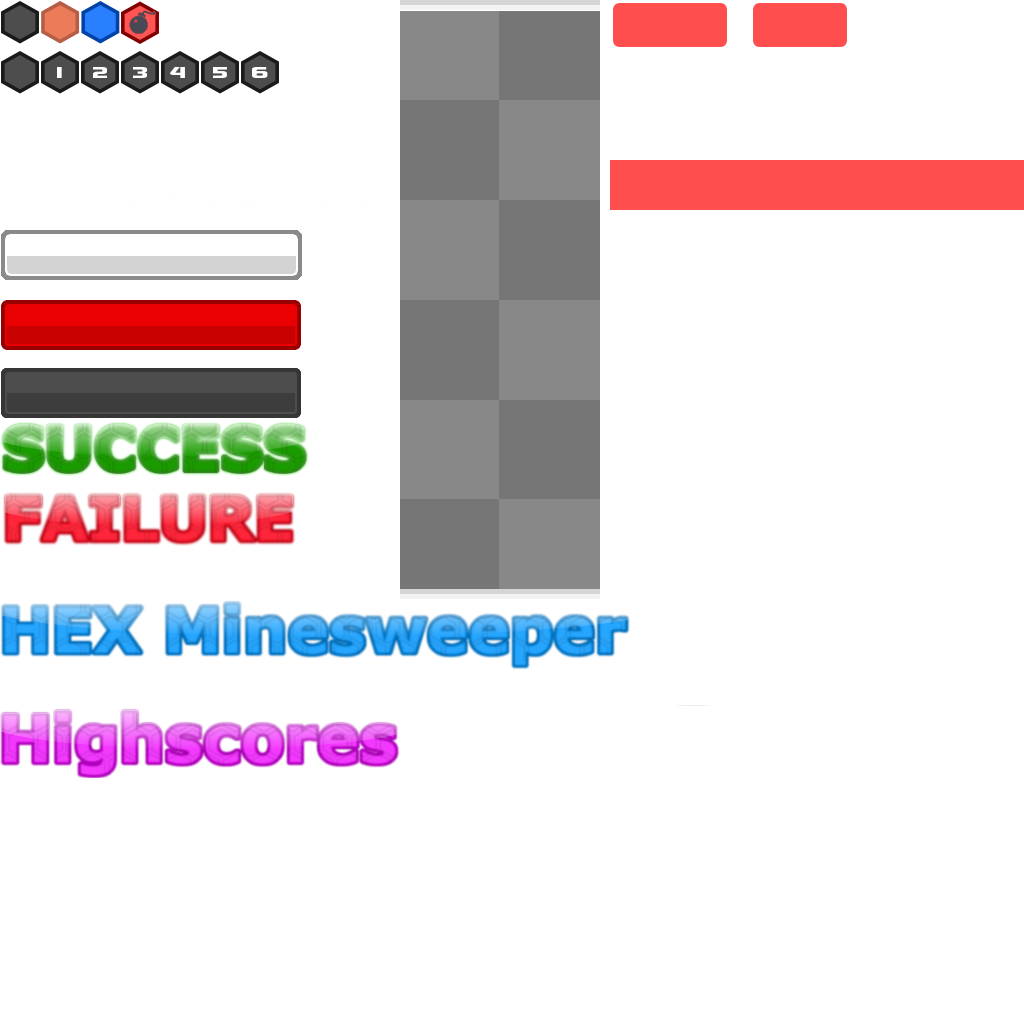
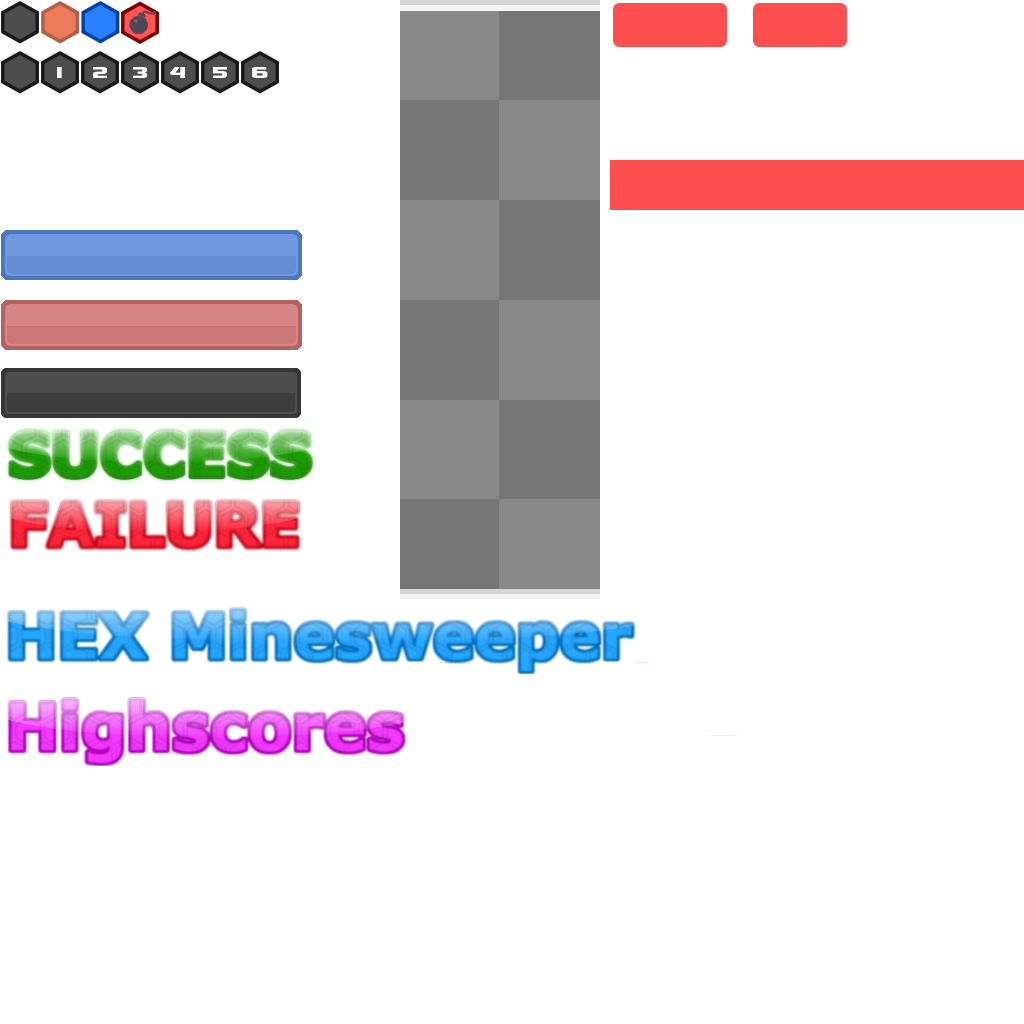
Two versions of the same layered image (1024 × 1024). Layer-by-layer changes:
added layer "Ebene #3" above "Ebene #8" over [1, 696, 407, 772]
added layer "Ebene #10" (70%) above "Ebene #5" over [1, 230, 302, 280]
added layer "Ebene #5" (70%) above "Ebene #4" over [1, 300, 302, 350]
added layer "Ebene #4" above "Ebene #6" over [1, 230, 302, 350]
painted on "Ebene #19" over [0, 230, 741, 778]
